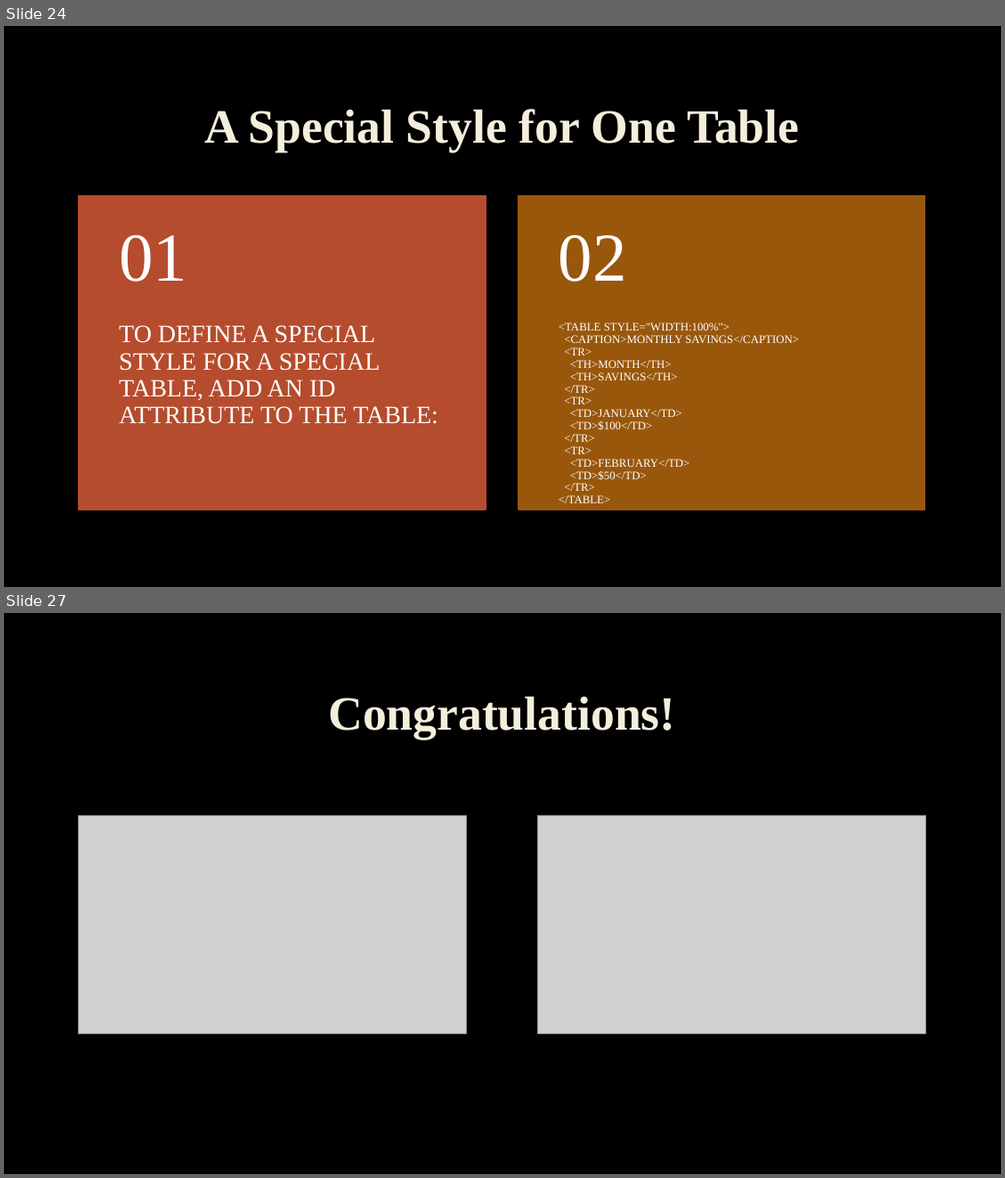
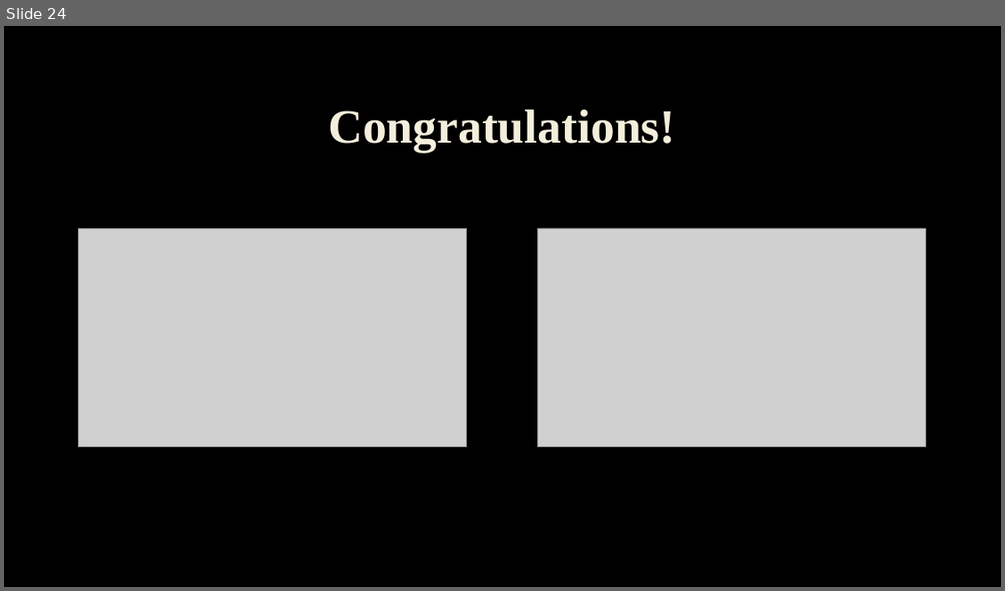
Before and after one commit to JohnyJF/Homework_10C, a slide deck: HTML_Tables_Tulei_Ion_Filat_Fabian.pptx. Shown one above the other, each under a label of ours: slides 24 and 27 before the commit, slide 24 after it; the slides between them are not shown. The pictures are 1005x1178 and 1005x591 pixels, drawn with LibreOffice and Linux fonts; fonts in the diff are those of the drawing; grey boxes stand for pictures; background and template pictures are left out. Boxes give left, top, right and bottom in pixels: in the first picture for what was removed or moved away, otherwise in the second. Text is boxed around its words. In the diff, an @@ line names an element or a change of style, - is before the commit and + after.

```diff
--- a/HTML_Tables_Tulei_Ion_Filat_Fabian.pptx
+++ b/HTML_Tables_Tulei_Ion_Filat_Fabian.pptx
@@ slide 24 removed at box(4, 26, 1001, 587), background picture (left out) @@
@@ title removed at box(205, 109, 799, 151) @@
-A Special Style for One Table
@@ group removed at box(79, 196, 925, 510): 4 texts, 2 rectangles @@
-TO DEFINE A SPECIAL STYLE FOR A SPECIAL TABLE, ADD AN ID ATTRIBUTE TO THE TABLE:
-01
-<TABLE STYLE="WIDTH:100%">
-<CAPTION>MONTHLY SAVINGS</CAPTION>
-<TR>
-<TH>MONTH</TH>
-<TH>SAVINGS</TH>
-</TR>
-<TR>
-<TD>JANUARY</TD>
-<TD>$100</TD>
-</TR>
-<TR>
-<TD>FEBRUARY</TD>
-<TD>$50</TD>
-</TR>
-</TABLE>
-02
@@ what was slide 27 is now slide 24 @@
```
Also in this commit, not shown: 11 slides changed, 10 slides added, 12 other slides removed, 1 other file.
